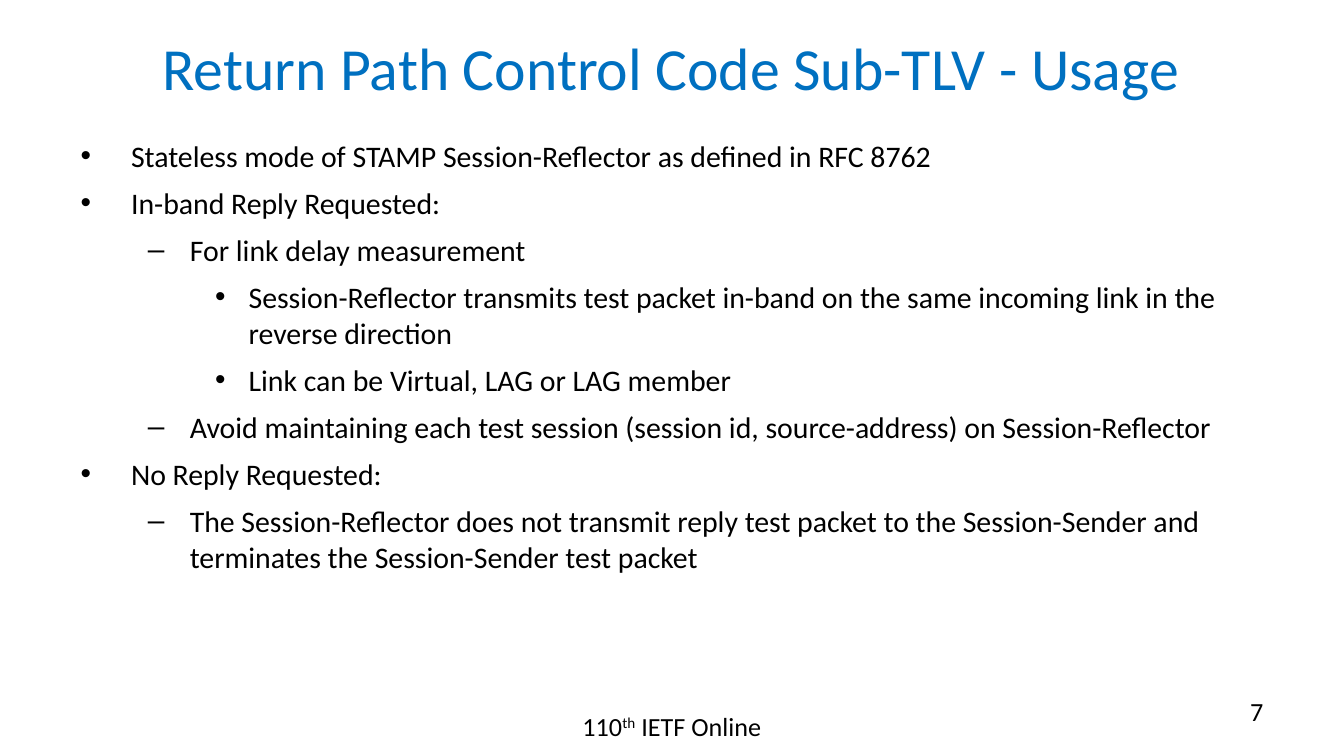
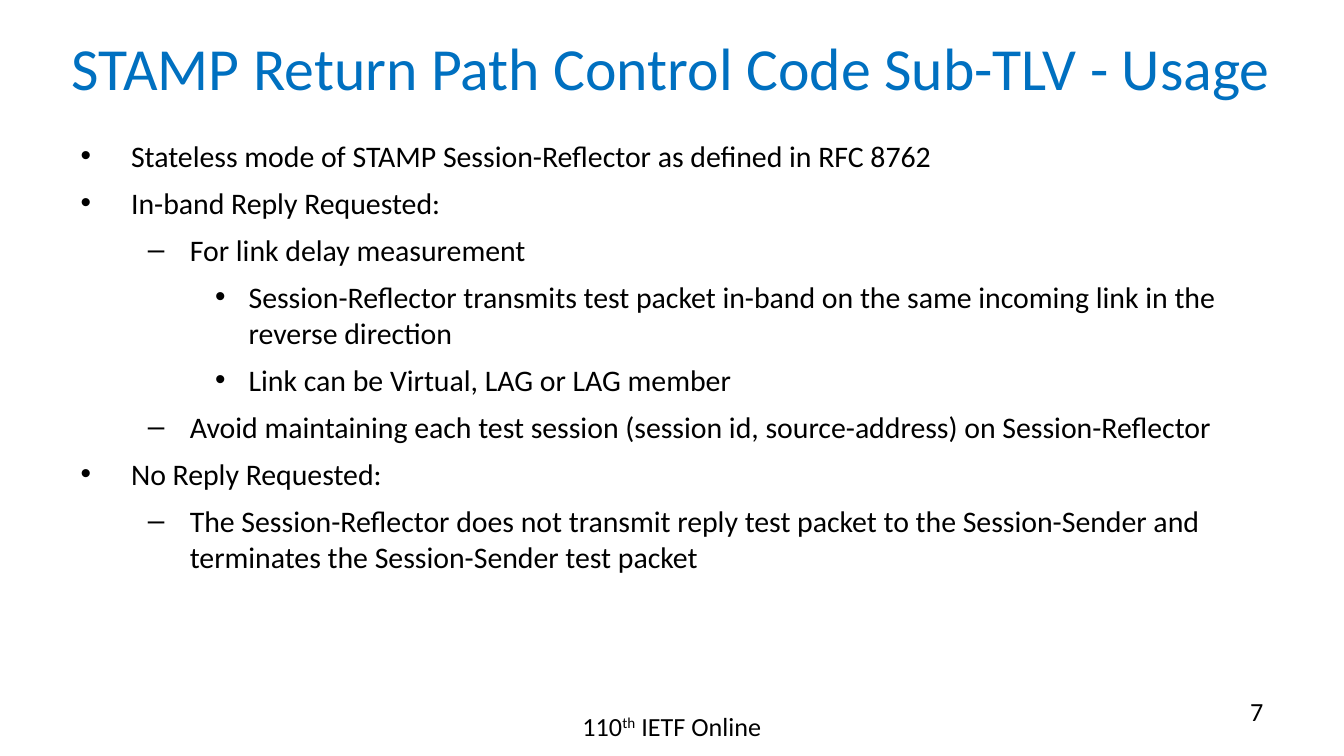
Before and after one commit to rakgandhi/ietf-slides, a slide deck: slide 7 of draft-gandhi-ippm-stamp-srpm-02.pptx. Drawn at 1344x756 pixels with LibreOffice and Linux fonts; fonts in the diff are those of the drawing. Boxes give left, top, right and bottom in pixels: in the first picture for what was removed or moved away, otherwise in the second. Text is boxed around its words. In the diff, an @@ line names an element or a change of style, - is before the commit and + after.

```diff
--- a/draft-gandhi-ippm-stamp-srpm-02.pptx
+++ b/draft-gandhi-ippm-stamp-srpm-02.pptx
@@ title at (x1=72, y1=48, x2=1270, y2=101): text changed @@
-Return Path Control Code Sub-TLV - Usage
+STAMP Return Path Control Code Sub-TLV - Usage
```
Also in this commit, not shown: 2 other slides changed, 3 other files.
